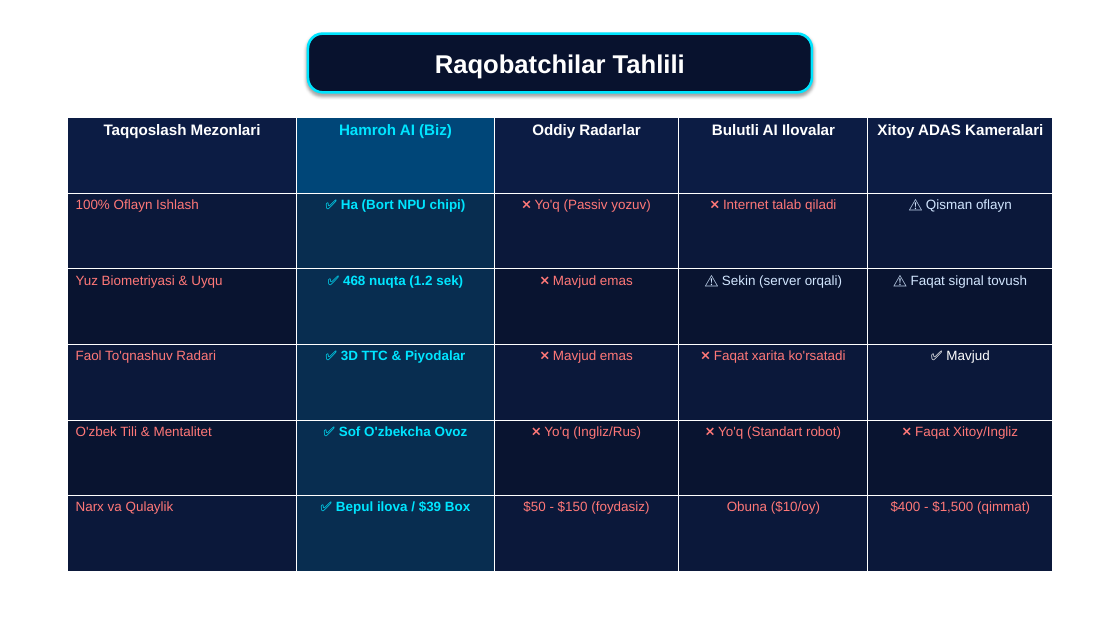
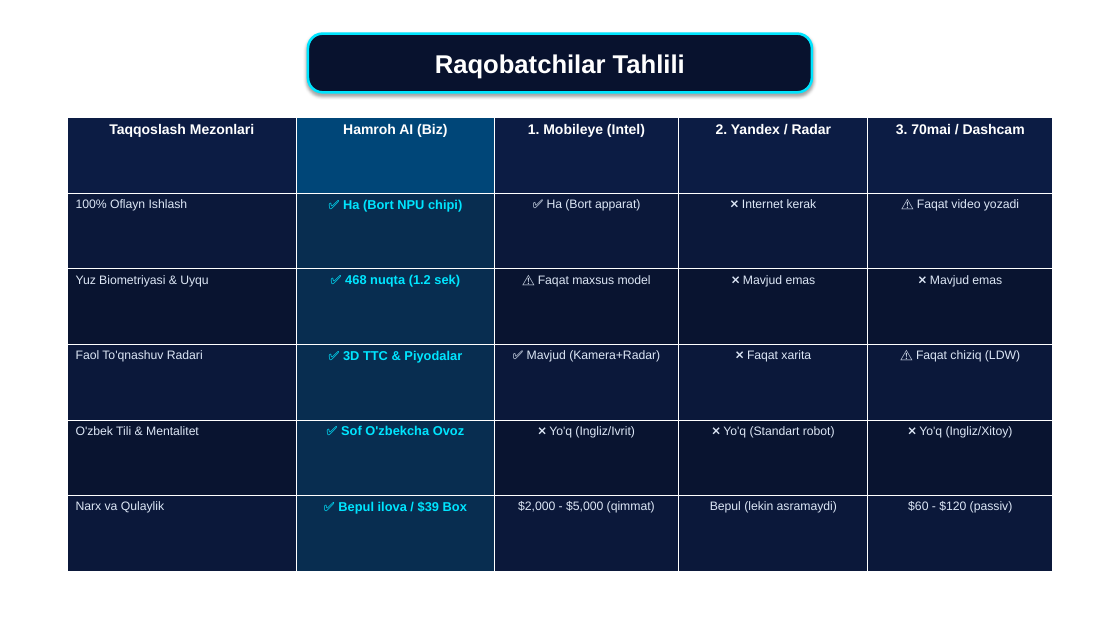
Before and after one commit to abdukamolismoilov5-dotcom/hamroh-ai, a slide deck: slide 4 of docs/presentations/1_HamrohAI_Canva_Shablon_Taqdimot_7000$.pptx. Drawn at 1120x630 pixels with LibreOffice and Linux fonts; fonts in the diff are those of the drawing; background and template pictures are left out. Boxes give left, top, right and bottom in pixels: in the first picture for what was removed or moved away, otherwise in the second. Text is boxed around its words. In the diff, an @@ line names an element or a change of style, - is before the commit and + after.

```diff
--- a/docs/presentations/1_HamrohAI_Canva_Shablon_Taqdimot_7000$.pptx
+++ b/docs/presentations/1_HamrohAI_Canva_Shablon_Taqdimot_7000$.pptx
@@ table at <box>67,118,1053,571</box> @@
-row 1: Taqqoslash Mezonlari | Hamroh AI (Biz) | Oddiy Radarlar | Bulutli AI Ilovalar | Xitoy ADAS Kameralari
+row 1: Taqqoslash Mezonlari | Hamroh AI (Biz) | 1. Mobileye (Intel) | 2. Yandex / Radar | 3. 70mai / Dashcam
-row 2: 100% Oflayn Ishlash | ✅ Ha (Bort NPU chipi) | ❌ Yo'q (Passiv yozuv) | ❌ Internet talab qiladi | ⚠️ Qisman oflayn
+row 2: 100% Oflayn Ishlash | ✅ Ha (Bort NPU chipi) | ✅ Ha (Bort apparat) | ❌ Internet kerak | ⚠️ Faqat video yozadi
-row 3: Yuz Biometriyasi & Uyqu | ✅ 468 nuqta (1.2 sek) | ❌ Mavjud emas | ⚠️ Sekin (server orqali) | ⚠️ Faqat signal tovush
+row 3: Yuz Biometriyasi & Uyqu | ✅ 468 nuqta (1.2 sek) | ⚠️ Faqat maxsus model | ❌ Mavjud emas | ❌ Mavjud emas
-row 4: Faol To'qnashuv Radari | ✅ 3D TTC & Piyodalar | ❌ Mavjud emas | ❌ Faqat xarita ko'rsatadi | ✅ Mavjud
+row 4: Faol To'qnashuv Radari | ✅ 3D TTC & Piyodalar | ✅ Mavjud (Kamera+Radar) | ❌ Faqat xarita | ⚠️ Faqat chiziq (LDW)
-row 5, column 3: ❌ Yo'q (Ingliz/Rus)
+row 5, column 3: ❌ Yo'q (Ingliz/Ivrit)
-row 5, column 5: ❌ Faqat Xitoy/Ingliz
+row 5, column 5: ❌ Yo'q (Ingliz/Xitoy)
-row 6: Narx va Qulaylik | ✅ Bepul ilova / $39 Box | $50 - $150 (foydasiz) | Obuna ($10/oy) | $400 - $1,500 (qimmat)
+row 6: Narx va Qulaylik | ✅ Bepul ilova / $39 Box | $2,000 - $5,000 (qimmat) | Bepul (lekin asramaydi) | $60 - $120 (passiv)
@@ size 13 to 12 pt in "Taqqoslash Mezonlari", "Hamroh AI (Biz)" @@
@@ text colour #00E5FF to #FFFFFF in "Hamroh AI (Biz)" @@
@@ size 11.5 to 10.5 pt, text colour #FF7878 to #DCE6F5 in "100% Oflayn Ishlash", "Yuz Biometriyasi & Uyqu", "Faol To'qnashuv Radari", "O'zbek Tili & Mentalitet" and 2 more places @@
@@ size 11.5 to 11 pt in "✅ Ha (Bort NPU chipi)", "✅ 468 nuqta (1.2 sek)", "✅ 3D TTC & Piyodalar", "✅ Sof O'zbekcha Ovoz" and 1 more places @@
```
Also in this commit, not shown: 3 other slides changed.
